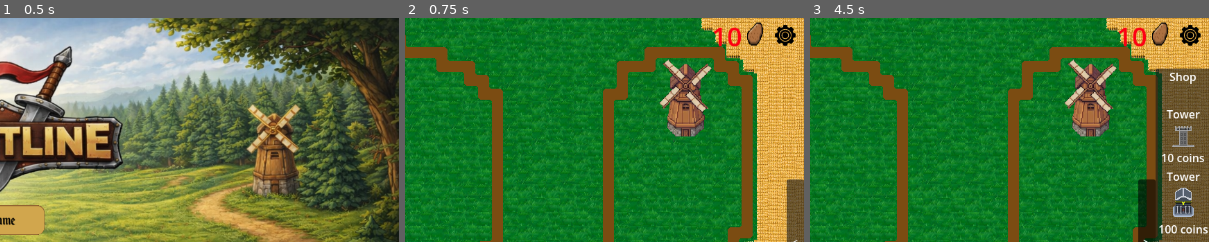
Above: before the commit, frames 1-3 (left to right).
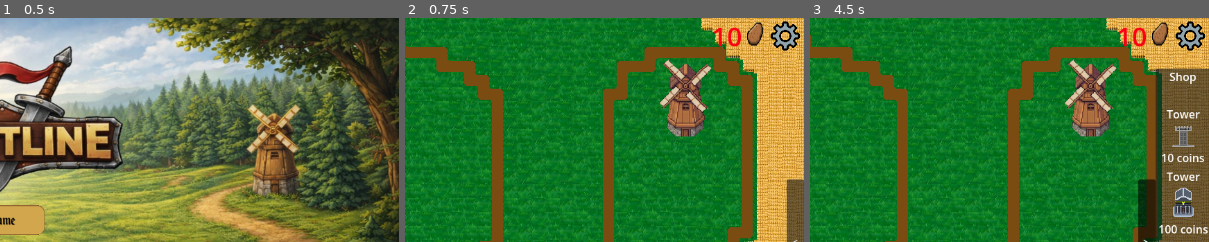
Above: after the commit, the same moments.

Repository: domasbaliunas/frontline
Game: Godot game, scene res://scenes/ui/main_menu.tscn
Same seed, same stepped clock (60 frames per second), same inputs: the game is played once before the commit and once after it.
Inputs (mouse positions are % of the whole screen's width and height, from its top left):
- Up to frame 1 (0.5 s): no input
- Up to frame 2 (0.75 s): click "New game" at 0.5 s
- Up to frame 3 (4.5 s): click (11, 95) at 1.25 s; click (11, 95) at 2 s; click (11, 87) at 2.75 s; click (11, 87) at 3.5 s; click "<" at 4.25 s
The pictures show only the part of the screen within x 50-100%, y 0-50%; the shares and areas given below are measured in that part.

Frame 1 is identical in both runs. In frame 2, 0.6% of the frame differs, in the area x 91-99%, y 1-15%; in frame 3, 0.6%.

Commit message:
SCRUM-97 Change settings icon

Diff:
--- a/scenes/core/Game.tscn
+++ b/scenes/core/Game.tscn
@@ -1,10 +1,10 @@
 [gd_scene format=3 uid="uid://pkrsdb2gs7yj"]
 
-[ext_resource type="Texture2D" uid="uid://bdbbjd4cfvlj" path="res://assets/images/ui/settings (2).png" id="1_wbfu4"]
 [ext_resource type="Script" uid="uid://l5wudpbitajw" path="res://scripts/core/game.gd" id="1_xkndl"]
 [ext_resource type="PackedScene" uid="uid://cjyj4itibef8c" path="res://scenes/ui/TowerMenu.tscn" id="2_3mrqo"]
 [ext_resource type="PackedScene" uid="uid://djjycrn0muqdt" path="res://scenes/ui/pause_menu.tscn" id="3_u44n3"]
 [ext_resource type="PackedScene" uid="uid://bfk8wbdn5lpvn" path="res://scenes/core/game_map.tscn" id="4_sb48q"]
+[ext_resource type="Texture2D" uid="uid://cxn18ae2ipxm5" path="res://assets/images/ui/settings.png" id="5_xgk1x"]
 
 [node name="Game" type="Node2D" unique_id=225877384]
 script = ExtResource("1_xkndl")
@@ -29,10 +29,12 @@
 
 [node name="PauseMenuButton" type="TextureButton" parent="Map/PauseMenuGroup" unique_id=1890123618]
 layout_mode = 0
-offset_left = 1109.0
-offset_top = 9.0
-offset_right = 1144.0
-offset_bottom = 42.0
-texture_normal = ExtResource("1_wbfu4")
+offset_left = 1104.0
+offset_top = 5.0
+offset_right = 1146.0
+offset_bottom = 47.0
+texture_normal = ExtResource("5_xgk1x")
+ignore_texture_size = true
+stretch_mode = 0
 
 [connection signal="pressed" from="Map/PauseMenuGroup/PauseMenuButton" to="." method="_on_texture_button_pressed"]
Binary file removed: assets/images/ui/settings (2).png
Binary file added: assets/images/ui/settings.png
Not shown, changed: assets/images/ui/settings.png.import
